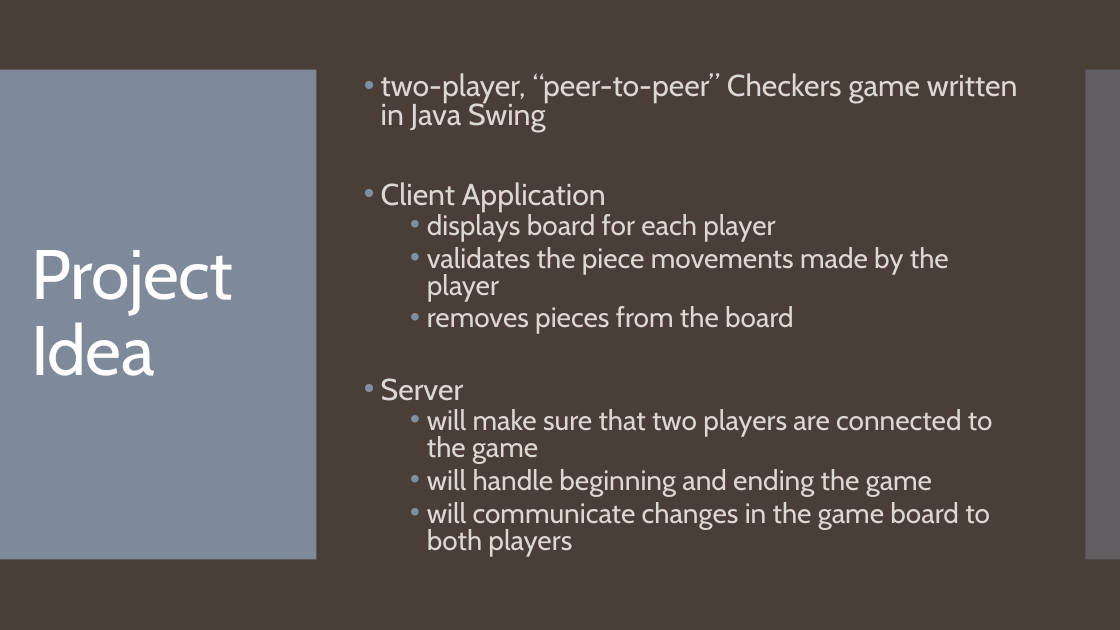
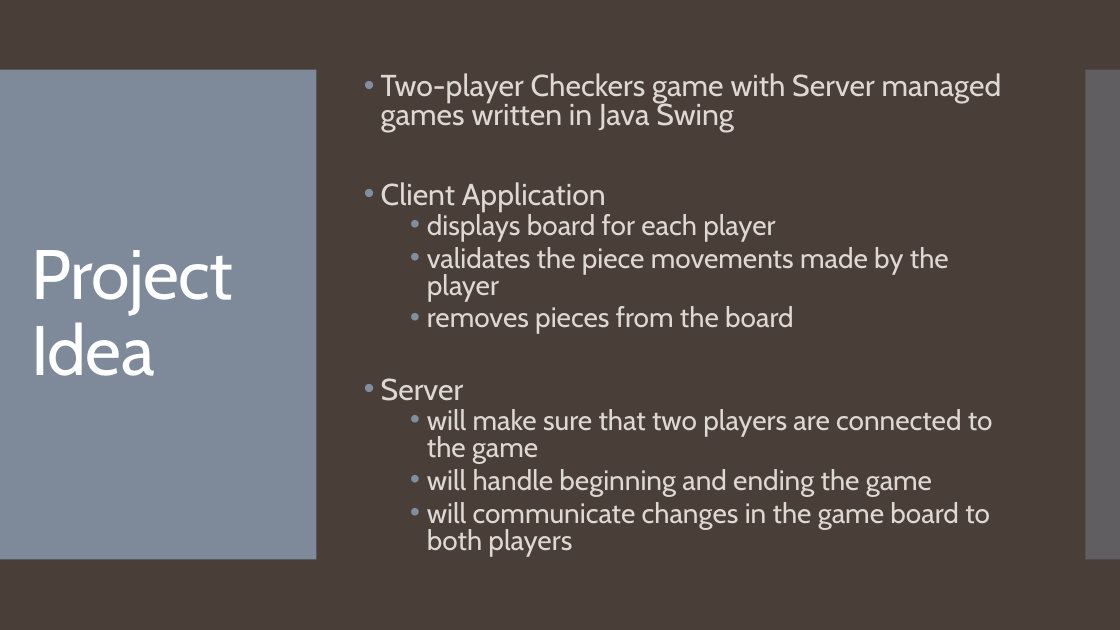
Before and after one commit to jmuoghalu/EECS448_P2PCheckers, a slide deck: slide 2 of presentation/EECS 448- Project 3 Presentation.pptx. Drawn at 1120x630 pixels with LibreOffice and Linux fonts; fonts in the diff are those of the drawing. Boxes give left, top, right and bottom in pixels: in the first picture for what was removed or moved away, otherwise in the second. Text is boxed around its words. In the diff, an @@ line names an element or a change of style, - is before the commit and + after.

Commit message:
Added small changes

```diff
--- a/presentation/EECS 448- Project 3 Presentation.pptx
+++ b/presentation/EECS 448- Project 3 Presentation.pptx
@@ text at (381,73,1002,133): text changed @@
-• two-player, “peer-to-peer” Checkers game written in Java Swing
+• Two-player Checkers game with Server managed games written in Java Swing
```
Also in this commit, not shown: 4 other slides changed.
